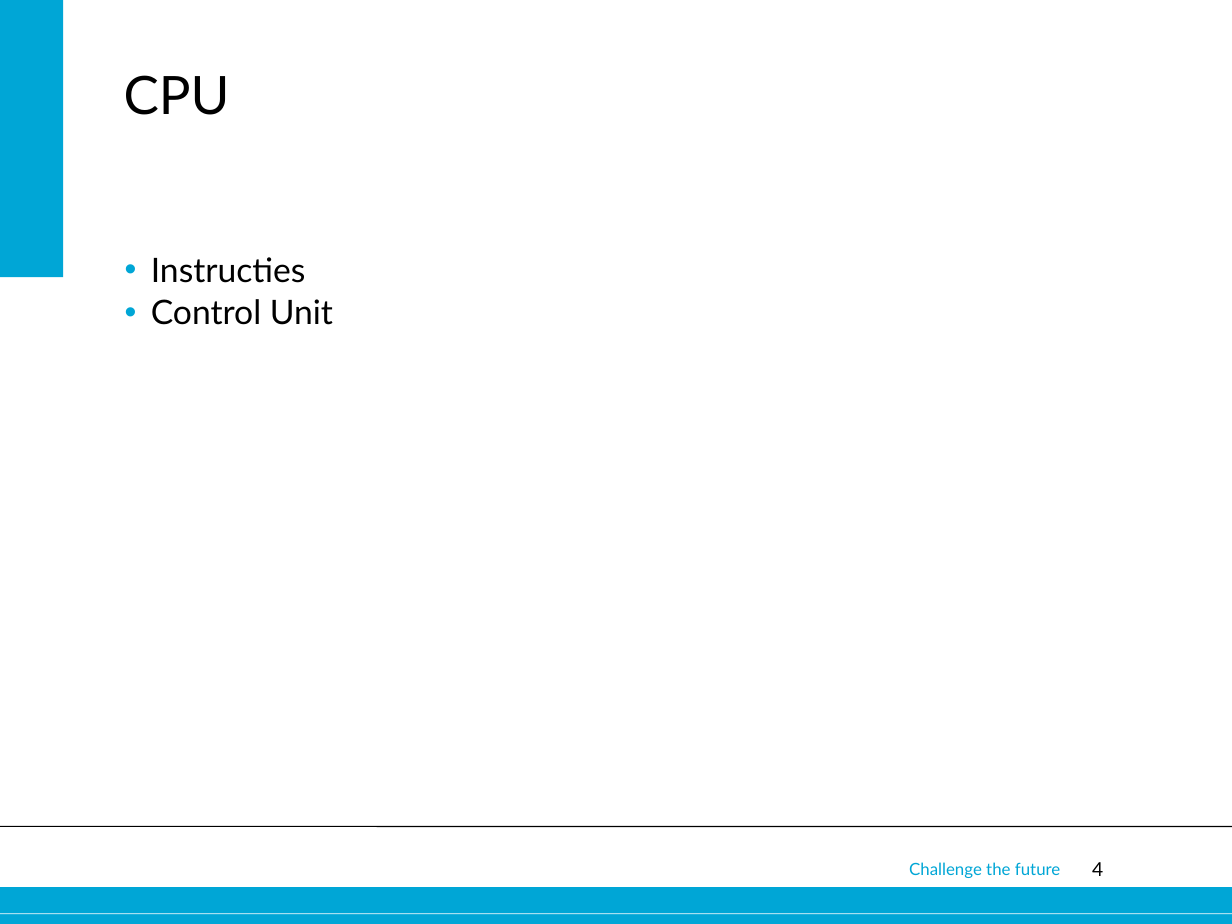
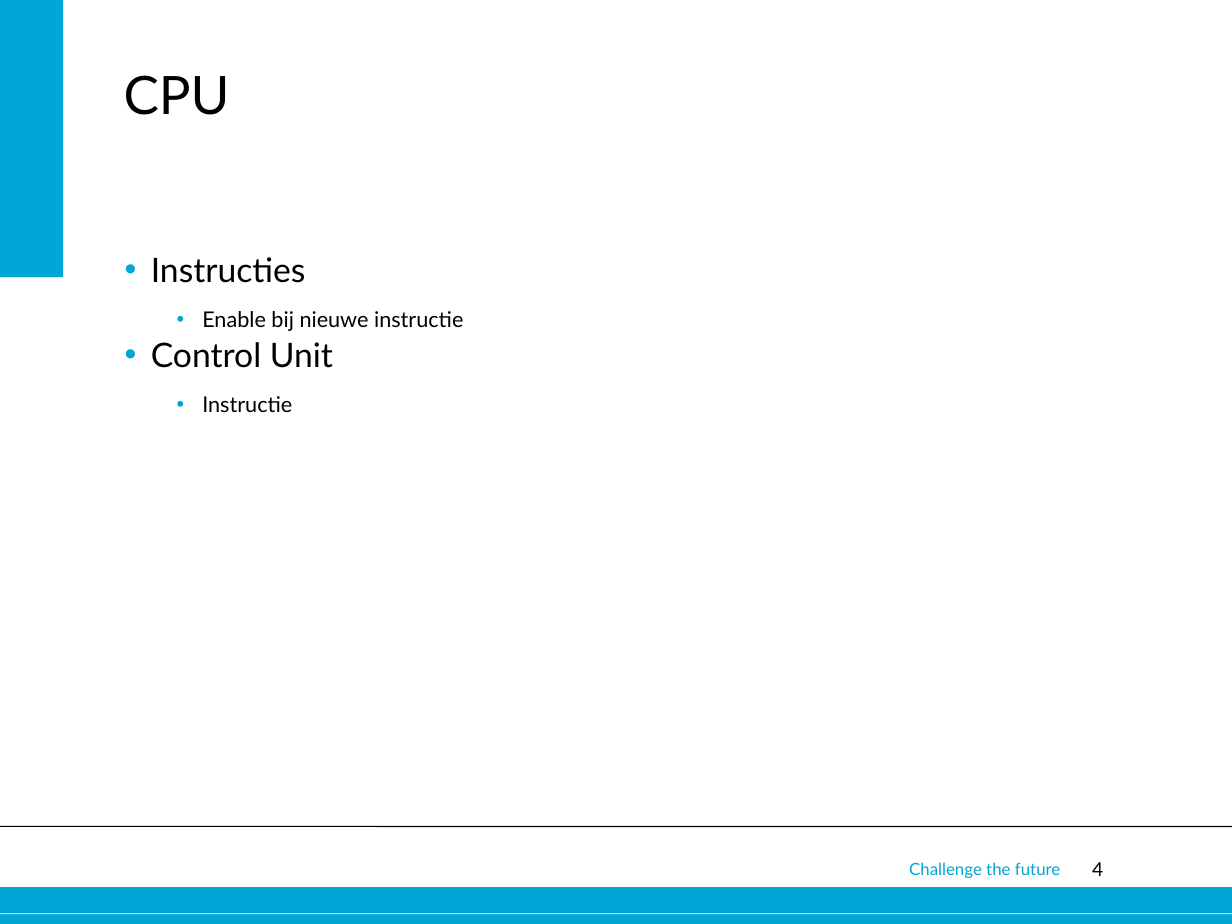
Before and after one commit to 0v3rf10w/epo3a5, a slide deck: slide 4 of Eindpresentatie.pptx. Drawn at 1232x924 pixels with LibreOffice and Linux fonts; fonts in the diff are those of the drawing; background and template pictures are left out. Boxes give left, top, right and bottom in pixels: in the first picture for what was removed or moved away, otherwise in the second. Text is boxed around its words. In the diff, an @@ line names an element or a change of style, - is before the commit and + after.

Commit message:
ppt

```diff
--- a/Eindpresentatie.pptx
+++ b/Eindpresentatie.pptx
@@ text at (202, 311, 463, 331): paragraph added @@
+  • Enable bij nieuwe instructie
@@ text at (202, 396, 292, 412): paragraph added @@
+  • Instructie
```
